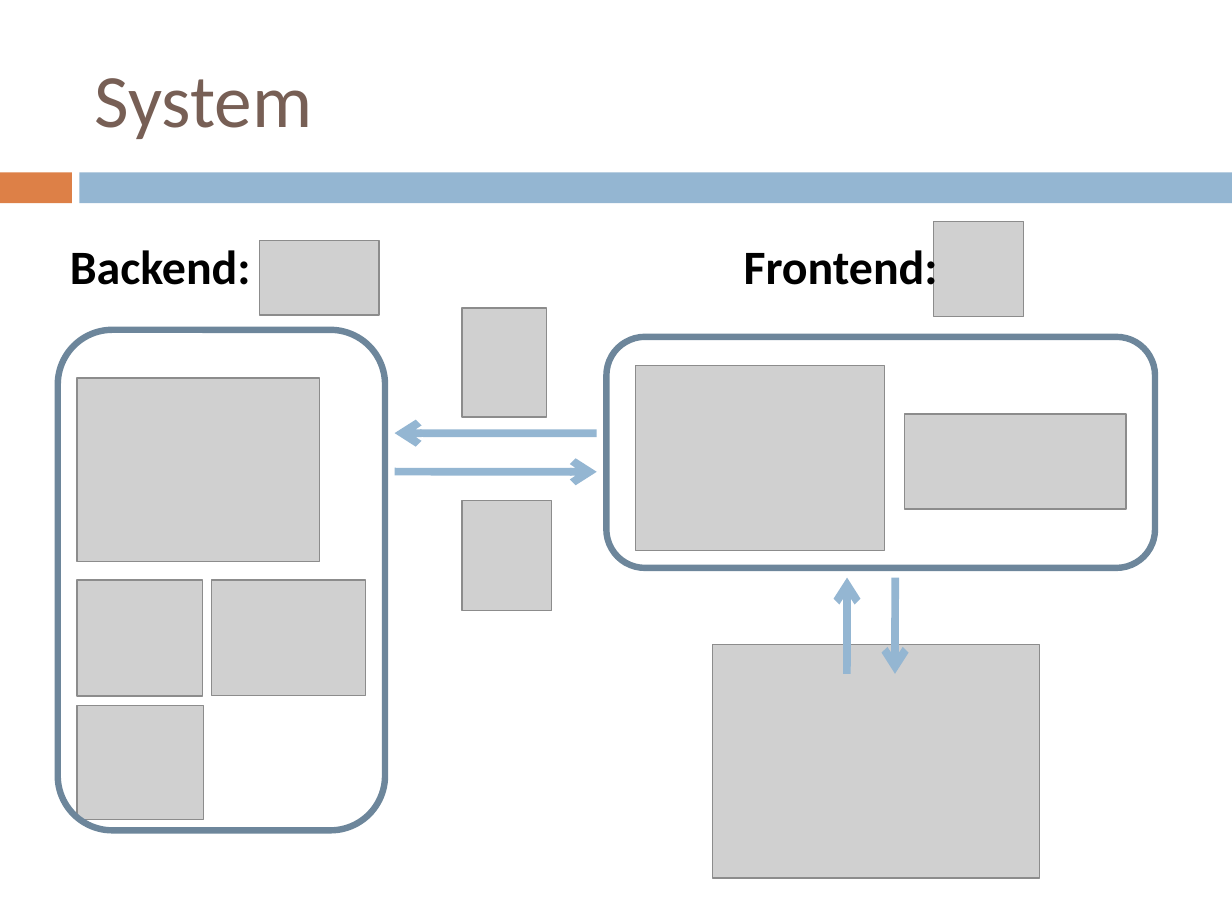
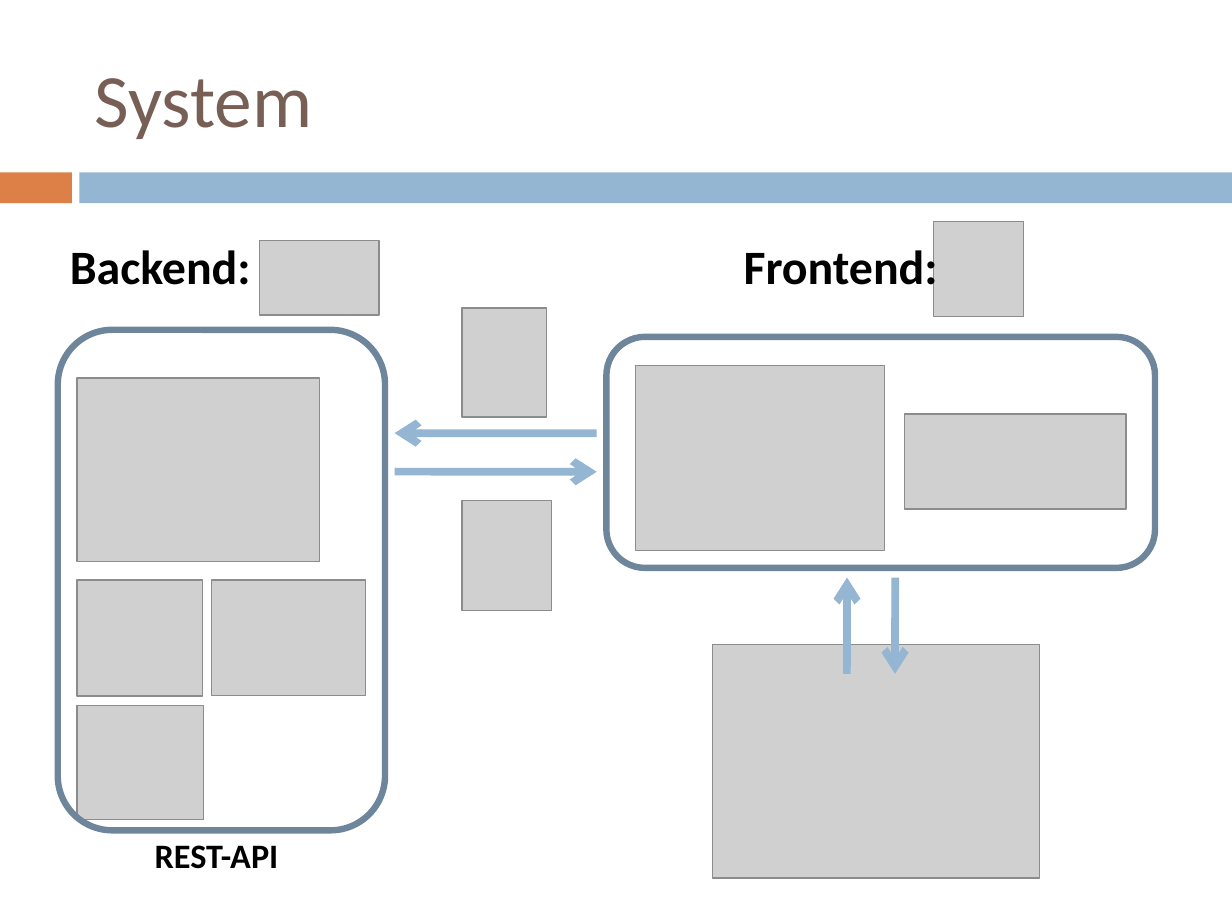
Before and after one commit to rklonner/eatBalanced, a slide deck: slide 7 of docs/EatBalanced_Presentation_Klonner.pptx. Drawn at 1232x924 pixels with LibreOffice and Linux fonts; fonts in the diff are those of the drawing; grey boxes stand for pictures. Boxes give left, top, right and bottom in pixels: in the first picture for what was removed or moved away, otherwise in the second. Text is boxed around its words. In the diff, an @@ line names an element or a change of style, - is before the commit and + after.

```diff
--- a/docs/EatBalanced_Presentation_Klonner.pptx
+++ b/docs/EatBalanced_Presentation_Klonner.pptx
@@ text added at (155,845,279,869), 20 pt, text #000000, bold @@
+REST-API
```
Also in this commit, not shown: 3 other slides changed, 1 other file.
